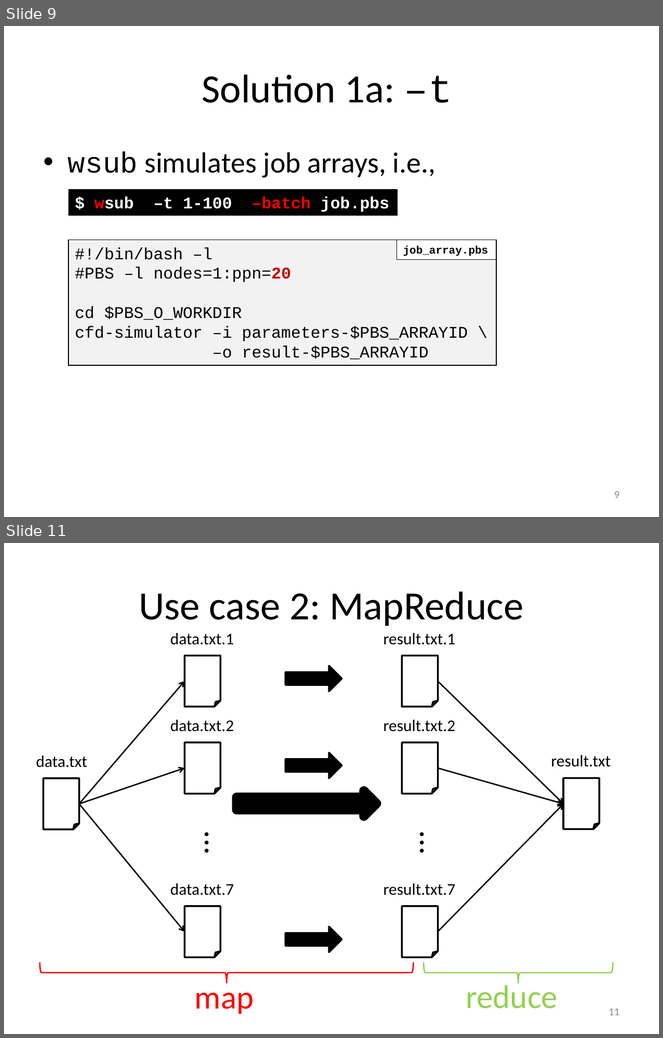
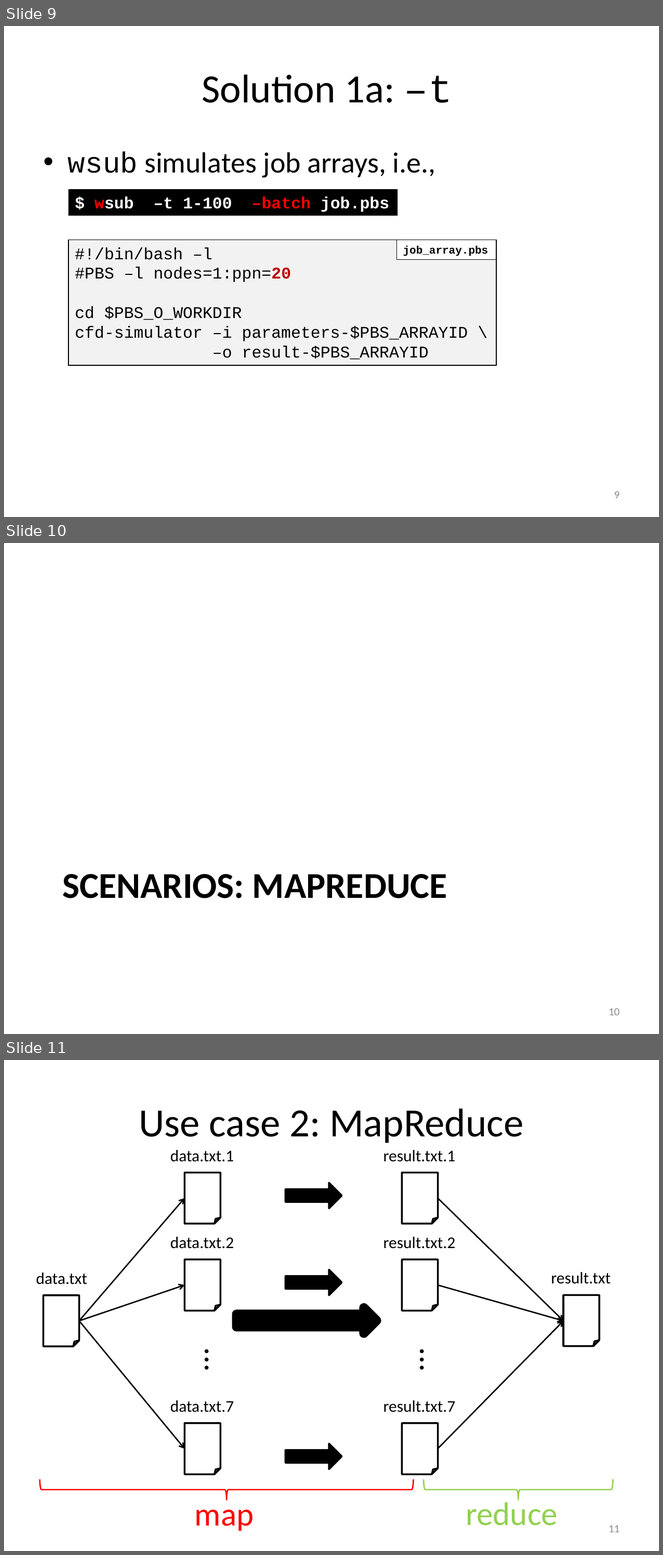
Before and after one commit to gjbex/worker, a slide deck: doc/worker.pptx. Shown one above the other, each under a label of ours: slides 9 and 11 before the commit, slides 9, 10 and 11 after it; the slides between them are not shown. The pictures are 663x1038 and 663x1555 pixels, drawn with LibreOffice and Linux fonts; fonts in the diff are those of the drawing. Boxes give left, top, right and bottom in pixels: in the first picture for what was removed or moved away, otherwise in the second. Text is boxed around its words. In the diff, an @@ line names an element or a change of style, - is before the commit and + after.

Commit message:
Change style of section title slides

```diff
--- a/doc/worker.pptx
+++ b/doc/worker.pptx
@@ slide 10 added at (4,543,659,1034), background #FFFFFF @@
@@ title added at (62,874,448,899), 40 pt, text #000000, bold @@
+SCENARIOS: MAPREDUCE
@@ page number added at (609,1008,620,1016), 12 pt, text #8C8C8C @@
+10
```
Also in this commit, not shown: 5 other slides added, 6 slides removed.
